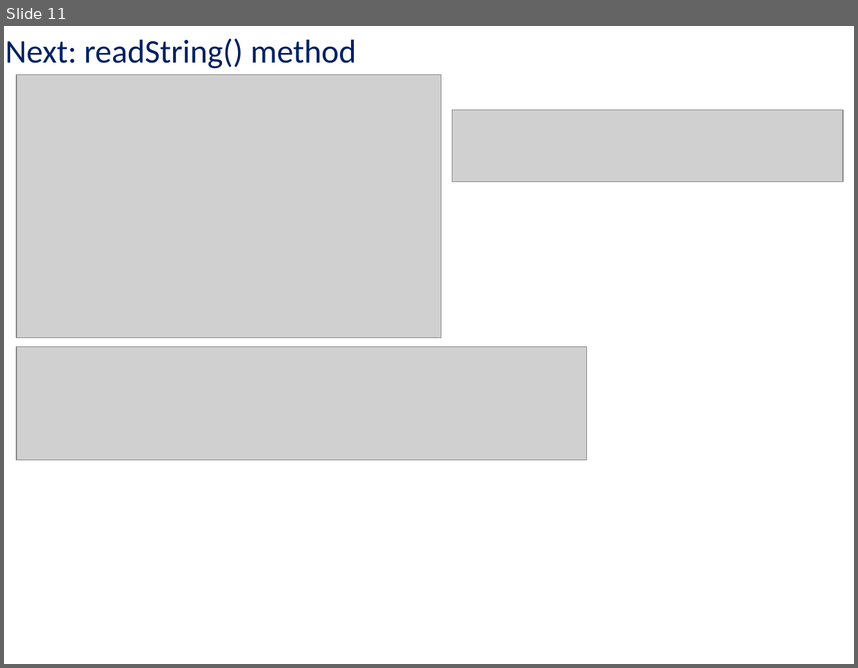
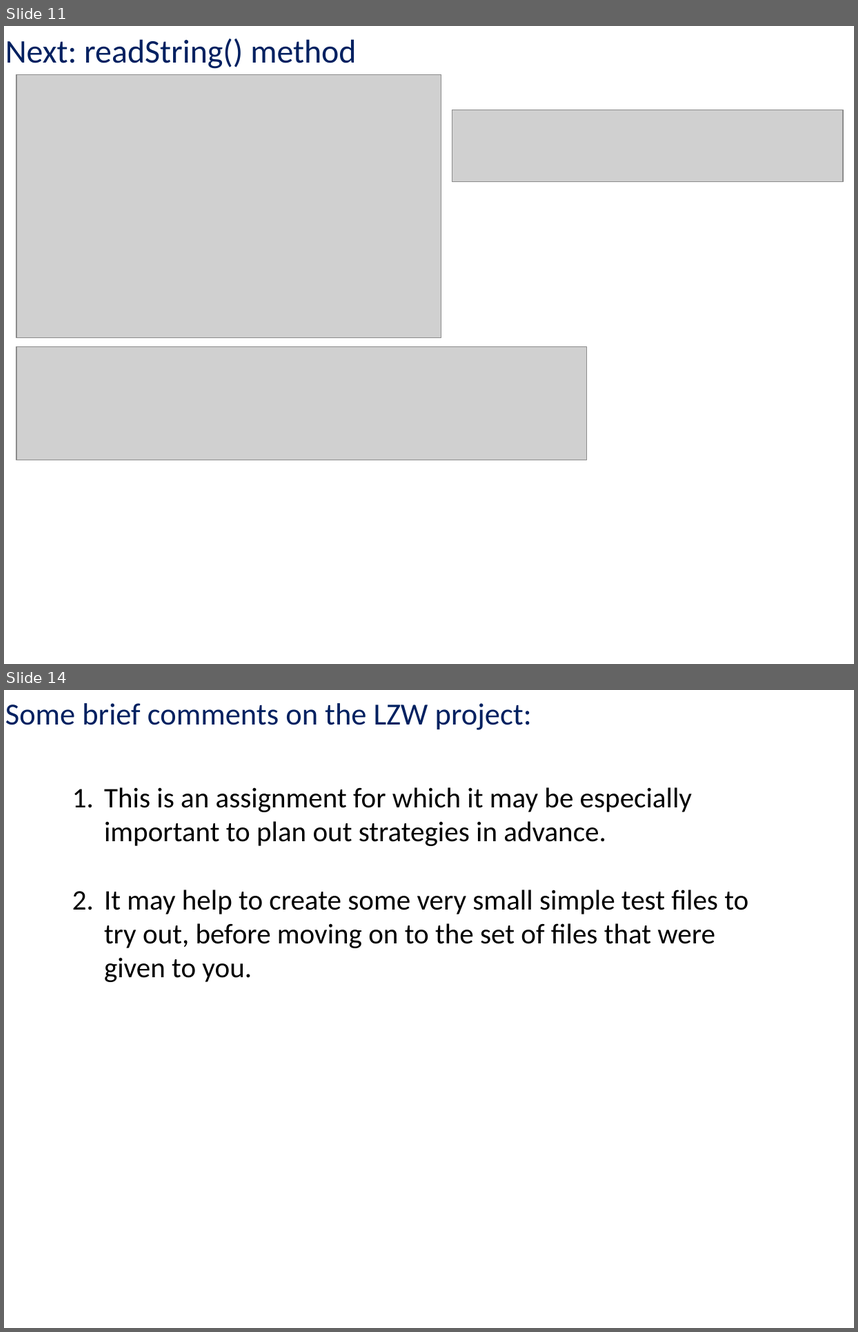
Before and after one commit to kc13/CS1501, a slide deck: cs1501_rec4_Oct4.pptx. Shown one above the other, each under a label of ours: slide 11 before the commit, slides 11 and 14 after it; the slides between them are not shown. The pictures are 858x668 and 858x1332 pixels, drawn with LibreOffice and Linux fonts; fonts in the diff are those of the drawing; grey boxes stand for pictures. Boxes give left, top, right and bottom in pixels: in the first picture for what was removed or moved away, otherwise in the second. Text is boxed around its words. In the diff, an @@ line names an element or a change of style, - is before the commit and + after.

```diff
--- a/cs1501_rec4_Oct4.pptx
+++ b/cs1501_rec4_Oct4.pptx
@@ slide 14 added at <box>4,690,854,1328</box>, background #FFFFFF @@
@@ text added at <box>5,703,532,730</box>, 26 pt, text #002060 @@
+Some brief comments on the LZW project:
@@ text added at <box>104,787,749,982</box>, 24 pt, text #000000 @@
+1. This is an assignment for which it may be especially important to plan out strategies in advance.
+2. It may help to create some very small simple test files to try out, before moving on to the set of files that were given to you.
```
Also in this commit, not shown: 2 other slides added, 1 slide removed.
